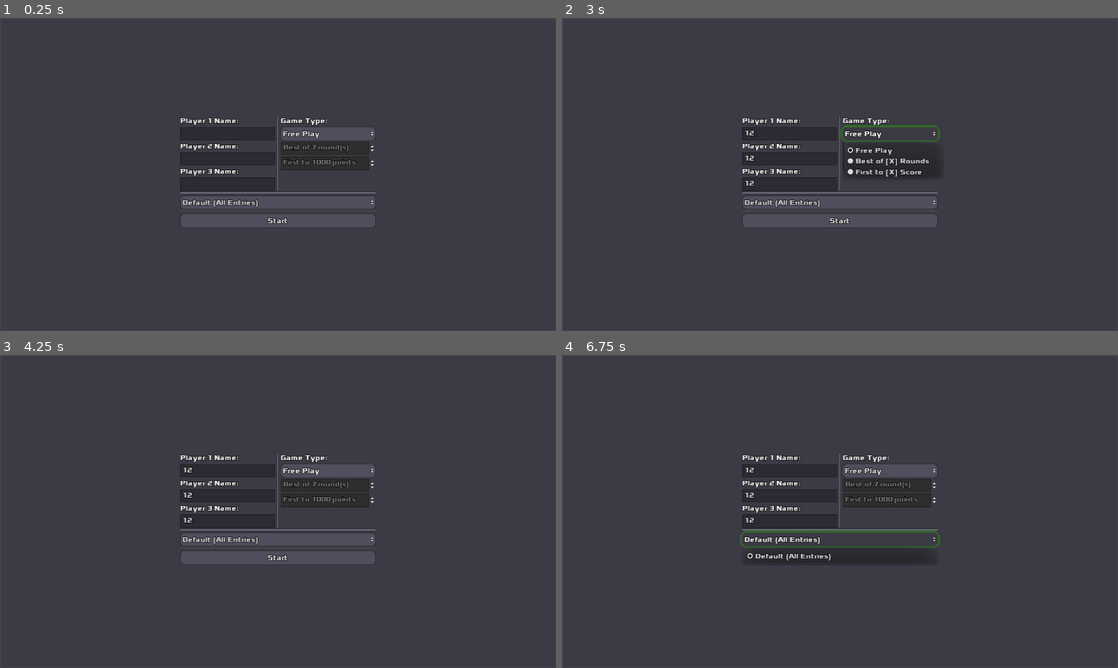
Above: before the commit, frames 1-4 (two rows, left to right).
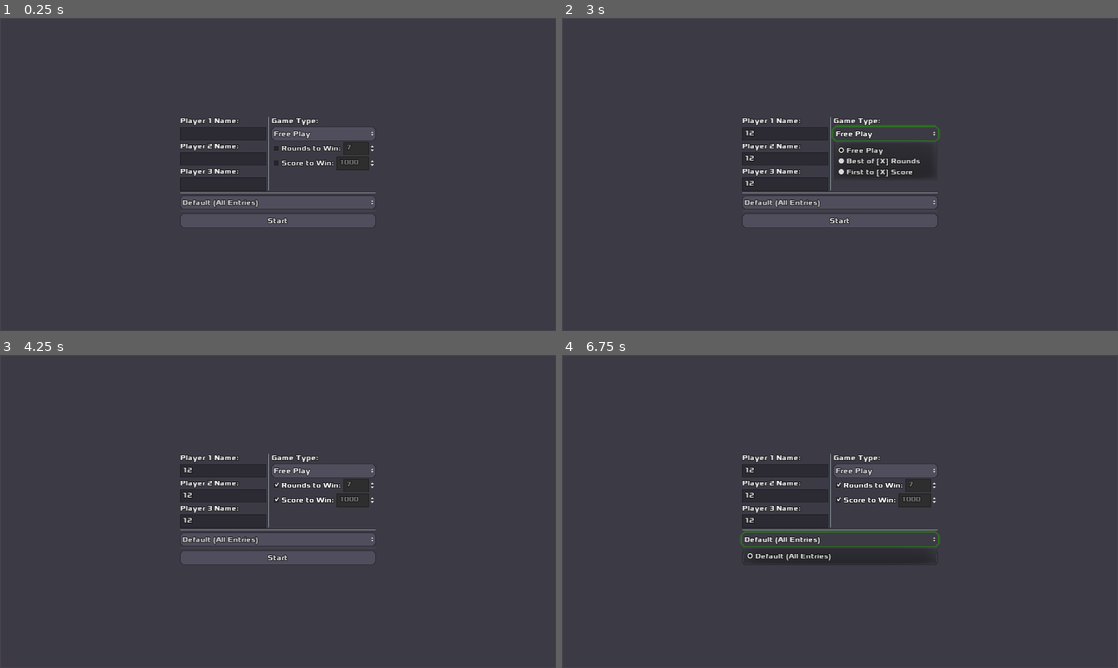
Above: after the commit, the same moments.

Repository: zacryol/spindle-of-serendipity
Game: Godot game, scene res://game/GameSetting.tscn
Same seed, same stepped clock (60 frames per second), same inputs: the game is played once before the commit and once after it. This scene is started directly instead of the project's main scene.
Inputs (mouse positions are in pixels of both pictures, inside the frame that each line leads up to):
- Up to frame 1 (0.25 s): no input
- Up to frame 2 (3 s): click (789, 133) at 0.52 s; type "12" at 0.6 s; click (789, 158) at 0.75 s; type "12" at 0.83 s; click (789, 183) at 0.98 s; type "12" at 1.07 s; click (867, 149) at 1.25 s, where only the run after the commit has a clickable "Rounds to Win:"; click (867, 161) at 2 s, where only the run after the commit has a clickable "Score to Win:"; click "Free Play" at 2.75 s
- Up to frame 3 (4.25 s): click "Free Play" at 3.5 s
- Up to frame 4 (6.75 s): click "Start" at 4.25 s; click "Start" at 5 s; click "OK" at 5.75 s; click "Default (All Entries)" at 6.5 s

The runs differ from the first frame. In frame 1, 0.9% of the frame differs, in the area x 47-65%, y 31-56%; in frame 2, 0.8%; in frame 3, 0.9%; in frame 4, 0.9%.

Commit message:
rearranged some nodes

Diff:
--- a/godot/game/GameSetting.gd
+++ b/godot/game/GameSetting.gd
@@ -6,8 +6,8 @@
 onready var selector: OptionButton = $Controls/OptionButton
 
 onready var type_selector: OptionButton = $Controls/Top/Vict/Type
-onready var rounds_box: SpinBox = $Controls/Top/Vict/Rounds
-onready var score_box: SpinBox = $Controls/Top/Vict/Score
+onready var rounds_box: SpinBox = $Controls/Top/Vict/Rounds/SpinBox
+onready var score_box: SpinBox = $Controls/Top/Vict/Score/SpinBox
 
 func _ready() -> void:
 	selector.add_item(Profiles.RESERVED)
--- a/godot/game/GameSetting.tscn
+++ b/godot/game/GameSetting.tscn
@@ -39,90 +39,105 @@
 margin_bottom = 176.0
 
 [node name="NameSetting" type="VBoxContainer" parent="Controls/Top"]
-margin_right = 219.0
+margin_right = 178.0
 margin_bottom = 176.0
 size_flags_horizontal = 3
 
 [node name="Label" type="Label" parent="Controls/Top/NameSetting"]
-margin_right = 219.0
+margin_right = 178.0
 margin_bottom = 21.0
 text = "Player 1 Name:"
 
 [node name="LineEdit" type="LineEdit" parent="Controls/Top/NameSetting"]
 margin_top = 25.0
-margin_right = 219.0
+margin_right = 178.0
 margin_bottom = 56.0
 
 [node name="Label2" type="Label" parent="Controls/Top/NameSetting"]
 margin_top = 60.0
-margin_right = 219.0
+margin_right = 178.0
 margin_bottom = 81.0
 text = "Player 2 Name:"
 
 [node name="LineEdit2" type="LineEdit" parent="Controls/Top/NameSetting"]
 margin_top = 85.0
-margin_right = 219.0
+margin_right = 178.0
 margin_bottom = 116.0
 
 [node name="Label3" type="Label" parent="Controls/Top/NameSetting"]
 margin_top = 120.0
-margin_right = 219.0
+margin_right = 178.0
 margin_bottom = 141.0
 text = "Player 3 Name:"
 
 [node name="LineEdit3" type="LineEdit" parent="Controls/Top/NameSetting"]
 margin_top = 145.0
-margin_right = 219.0
+margin_right = 178.0
 margin_bottom = 176.0
 
 [node name="VSeparator" type="VSeparator" parent="Controls/Top"]
-margin_left = 223.0
-margin_right = 227.0
+margin_left = 182.0
+margin_right = 186.0
 margin_bottom = 176.0
 
 [node name="Vict" type="VBoxContainer" parent="Controls/Top"]
-margin_left = 231.0
+margin_left = 190.0
 margin_right = 450.0
 margin_bottom = 176.0
 size_flags_horizontal = 3
 
 [node name="Label" type="Label" parent="Controls/Top/Vict"]
-margin_right = 219.0
+margin_right = 260.0
 margin_bottom = 21.0
 text = "Game Type:"
 
 [node name="Type" type="OptionButton" parent="Controls/Top/Vict"]
 margin_top = 25.0
-margin_right = 219.0
+margin_right = 260.0
 margin_bottom = 56.0
 text = "Free Play"
 items = [ "Free Play", null, false, 0, null, "Best of [X] Rounds", null, false, 1, null, "First to [X] Score", null, false, 2, null ]
 selected = 0
 
-[node name="Rounds" type="SpinBox" parent="Controls/Top/Vict"]
+[node name="Rounds" type="HBoxContainer" parent="Controls/Top/Vict"]
 margin_top = 60.0
-margin_right = 219.0
+margin_right = 260.0
 margin_bottom = 91.0
+
+[node name="CheckBox" type="CheckBox" parent="Controls/Top/Vict/Rounds"]
+margin_right = 170.0
+margin_bottom = 31.0
+text = "Rounds to Win:"
+
+[node name="SpinBox" type="SpinBox" parent="Controls/Top/Vict/Rounds"]
+margin_left = 174.0
+margin_right = 260.0
+margin_bottom = 31.0
 size_flags_horizontal = 3
 min_value = 1.0
-value = 1.0
+value = 7.0
 rounded = true
-editable = false
-prefix = "Best of"
-suffix = "round(s)"
 
-[node name="Score" type="SpinBox" parent="Controls/Top/Vict"]
+[node name="Score" type="HBoxContainer" parent="Controls/Top/Vict"]
 margin_top = 95.0
-margin_right = 219.0
+margin_right = 260.0
 margin_bottom = 126.0
+
+[node name="CheckBox" type="CheckBox" parent="Controls/Top/Vict/Score"]
+margin_right = 152.0
+margin_bottom = 31.0
+text = "Score to Win:"
+
+[node name="SpinBox" type="SpinBox" parent="Controls/Top/Vict/Score"]
+margin_left = 156.0
+margin_right = 260.0
+margin_bottom = 31.0
 size_flags_horizontal = 3
 min_value = 150.0
 max_value = 20000.0
 step = 50.0
 value = 150.0
-editable = false
-prefix = "First to"
-suffix = "points"
+rounded = true
 
 [node name="VSeparator" type="HSeparator" parent="Controls"]
 margin_top = 180.0
@@ -159,6 +174,6 @@
 dialog_text = "Selected Profile is empty. Please edit the profile or choose a different one."
 dialog_autowrap = true
 [connection signal="item_selected" from="Controls/Top/Vict/Type" to="." method="_on_Type_item_selected"]
-[connection signal="value_changed" from="Controls/Top/Vict/Rounds" to="." method="_on_Rounds_value_changed"]
-[connection signal="value_changed" from="Controls/Top/Vict/Score" to="." method="_on_Score_value_changed"]
+[connection signal="value_changed" from="Controls/Top/Vict/Rounds/SpinBox" to="." method="_on_Rounds_value_changed"]
+[connection signal="value_changed" from="Controls/Top/Vict/Score/SpinBox" to="." method="_on_Score_value_changed"]
 [connection signal="pressed" from="Controls/Button" to="." method="_on_Button_pressed"]
